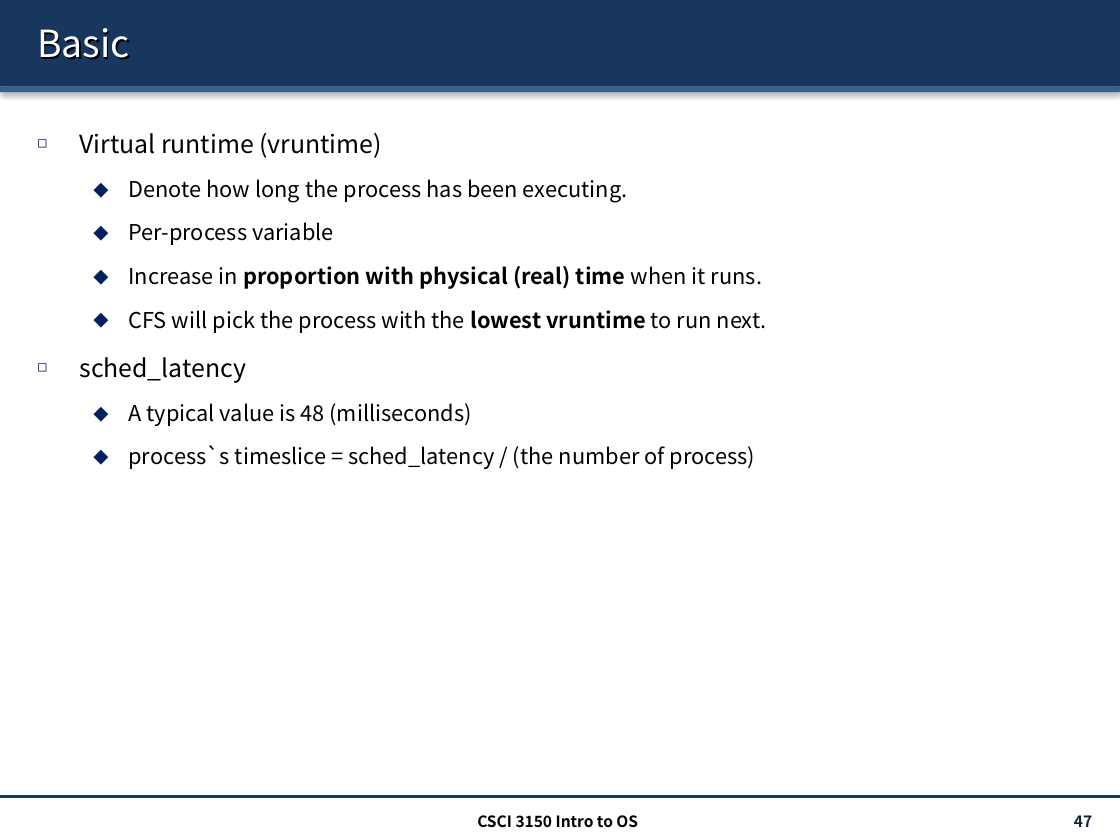
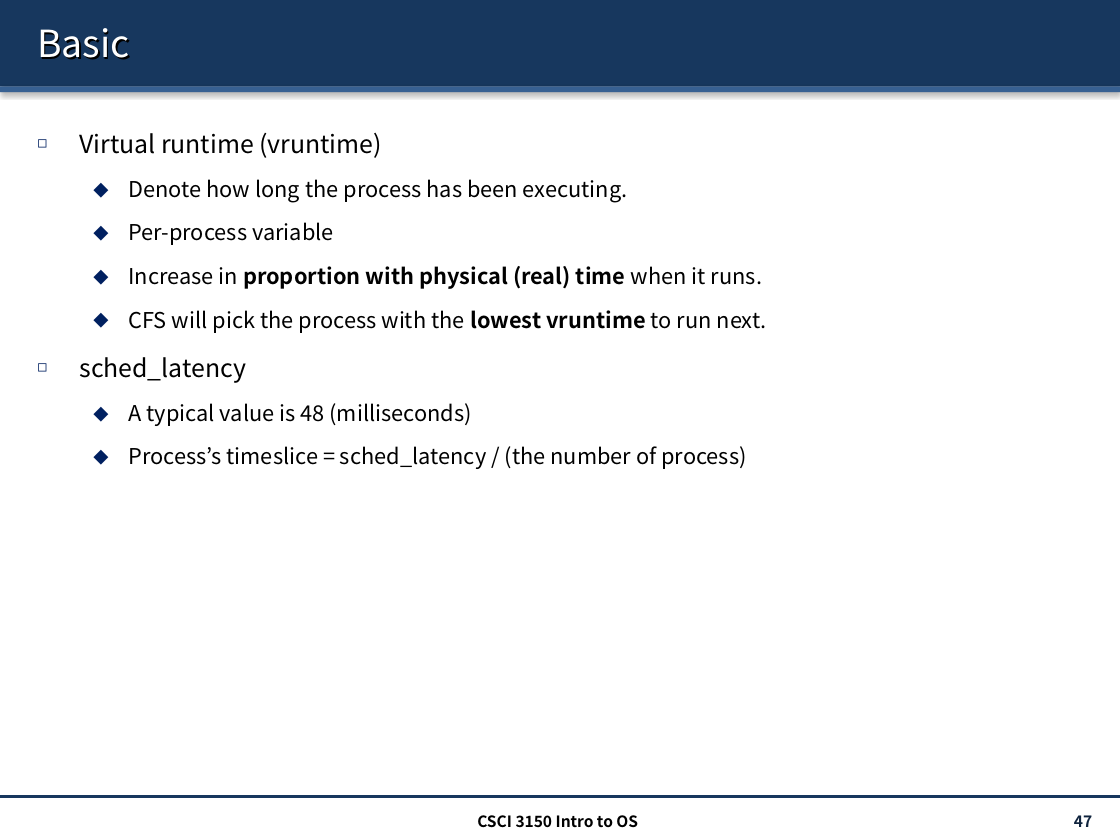
Before and after one commit to henryhxu/CSCI3150, a slide deck: slide 47 of lecture/lec9_sched.pptx. Drawn at 1120x840 pixels with LibreOffice and Linux fonts; fonts in the diff are those of the drawing. Boxes give left, top, right and bottom in pixels: in the first picture for what was removed or moved away, otherwise in the second. Text is boxed around its words. In the diff, an @@ line names an element or a change of style, - is before the commit and + after.

```diff
--- a/lecture/lec9_sched.pptx
+++ b/lecture/lec9_sched.pptx
@@ text at [128,446,746,469]: text changed @@
-  ⬥ process`s timeslice = sched_latency / (the number of process)
+  ⬥ Process’s timeslice = sched_latency / (the number of process)
```
Also in this commit, not shown: 18 other slides changed, 1 other file.
